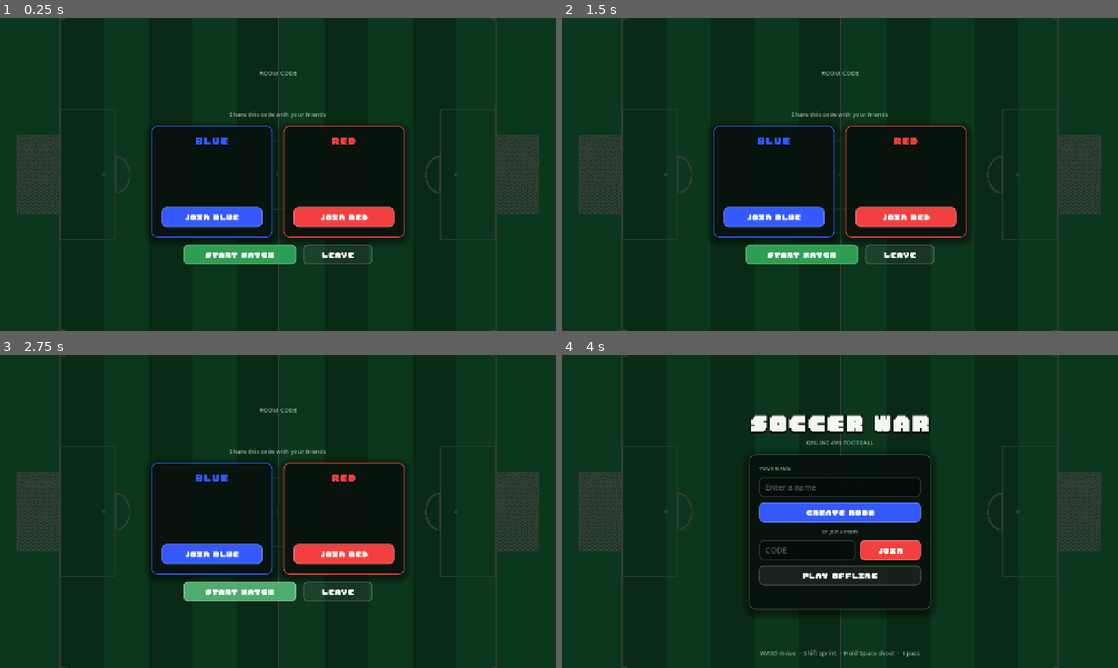
Above: before the commit, frames 1-4 (two rows, left to right).
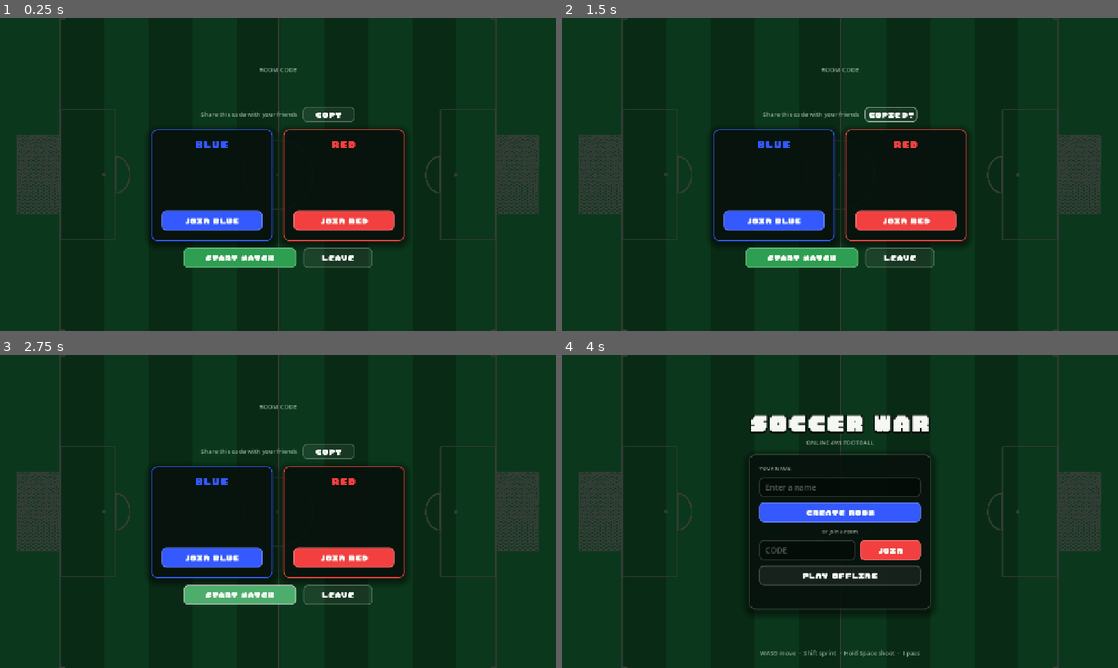
Above: after the commit, the same moments.

Repository: dthanhff318/soccer-war
Game: Godot game, scene res://scenes/lobby.tscn
Same seed, same stepped clock (60 frames per second), same inputs: the game is played once before the commit and once after it. This scene is started directly instead of the project's main scene.
Inputs (mouse positions are in pixels of both pictures, inside the frame that each line leads up to):
- Up to frame 1 (0.25 s): no input
- Up to frame 2 (1.5 s): click (890, 115) at 0.5 s, where only the run after the commit has a clickable "COPY"; click (890, 115) at 1.25 s, where only the run after the commit has a clickable "COPIED!"
- Up to frame 3 (2.75 s): click "START MATCH" at 2 s
- Up to frame 4 (4 s): click "START MATCH" at 2.75 s; click "LEAVE" at 3.5 s

The runs differ from the first frame. In frame 1, 3.8% of the frame differs, in the area x 27-73%, y 16-80%; in frame 2, 3.9%; in frame 3, 3.8%; in frame 4, nothing differs.

Commit message:
feat(ui): add copy button for the room code in the lobby

Diff:
--- a/scripts/ui/lobby.gd
+++ b/scripts/ui/lobby.gd
@@ -5,11 +5,13 @@
 
 const MENU_SCENE := "res://scenes/menu.tscn"
 const MATCH_SCENE := "res://scenes/main.tscn"
+const COPY_FEEDBACK_SECONDS := 1.5
 
 var _code_label: Label
 ## One name list per team, indexed by Roster.Team.
 var _team_lists: Array[VBoxContainer] = []
 var _start_button: Button
+var _copy_button: Button
 var _status: Label
 var _leaving: bool = false
 
@@ -32,7 +34,16 @@
 	column.add_child(UiKit.label("ROOM CODE", 14, UiKit.MUTED))
 	_code_label = UiKit.title("", 64, UiKit.HIGHLIGHT)
 	column.add_child(_code_label)
-	column.add_child(UiKit.label("Share this code with your friends", 14, UiKit.MUTED))
+	var share_row := HBoxContainer.new()
+	share_row.alignment = BoxContainer.ALIGNMENT_CENTER
+	share_row.add_theme_constant_override("separation", 12)
+	var share_hint := UiKit.label("Share this code with your friends", 14, UiKit.MUTED)
+	share_hint.autowrap_mode = TextServer.AUTOWRAP_OFF
+	share_row.add_child(share_hint)
+	_copy_button = UiKit.button("Copy", _on_copy_pressed, UiKit.Style.GHOST)
+	_copy_button.custom_minimum_size = Vector2(120, 36)
+	share_row.add_child(_copy_button)
+	column.add_child(share_row)
 
 	var teams := HBoxContainer.new()
 	teams.alignment = BoxContainer.ALIGNMENT_CENTER
@@ -85,6 +96,14 @@
 	_status.text = "" if is_host else "Waiting for the host to start…"
 
 
+func _on_copy_pressed() -> void:
+	DisplayServer.clipboard_set(str(Net.current_room.get("code", "")))
+	_copy_button.text = "COPIED!"
+	await get_tree().create_timer(COPY_FEEDBACK_SECONDS).timeout
+	if is_instance_valid(_copy_button):
+		_copy_button.text = "COPY"
+
+
 func _on_team_pressed(team: int) -> void:
 	Net.request_team.rpc_id(1, team)
 
--- /dev/null
+++ b/tests/test_lobby_copy.gd
@@ -0,0 +1,19 @@
+extends TestCase
+
+const LOBBY_SCENE := preload("res://scenes/lobby.tscn")
+
+
+func test_copy_button_copies_the_room_code_and_confirms() -> void:
+	Net.current_room = {"code": "K7QX", "phase": Protocol.Phase.LOBBY, "host_id": 1,
+		"players": [{"id": 1, "name": "Thanh", "team": 0}]}
+	var lobby: Control = LOBBY_SCENE.instantiate()
+	add_child(lobby)
+	await get_tree().process_frame
+	var button: Button = lobby._copy_button
+	button.pressed.emit()
+	check_eq(button.text, "COPIED!", "confirms the copy")
+	if DisplayServer.has_feature(DisplayServer.FEATURE_CLIPBOARD):
+		check_eq(DisplayServer.clipboard_get(), "K7QX", "code on the clipboard")
+	Net.current_room = {}
+	lobby.queue_free()
+	await get_tree().process_frame
Not shown, added: tests/test_lobby_copy.gd.uid
Not shown, changed: export/index.html
Not shown, changed: export/index.pck
